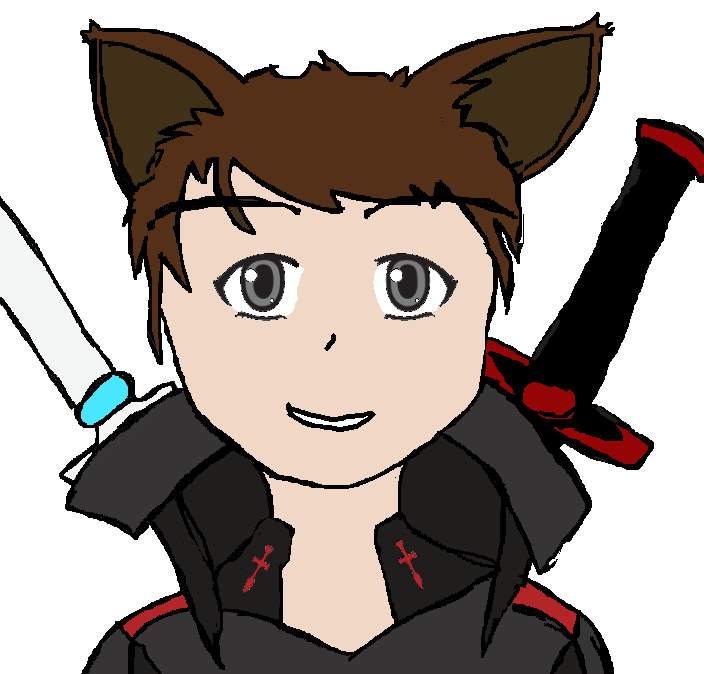
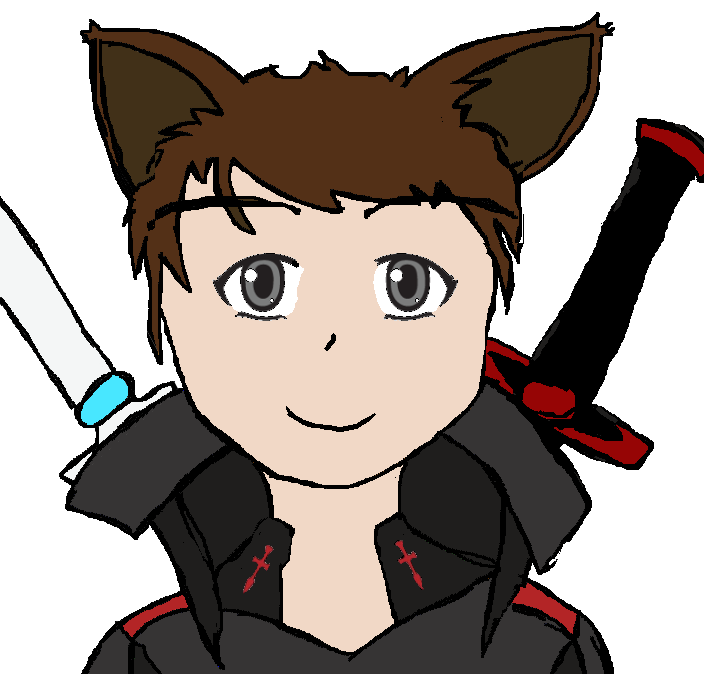
Comparing the layer stacks of the two 704x674 images. Changes:
painted on "color.png" over [286, 402, 374, 427]
